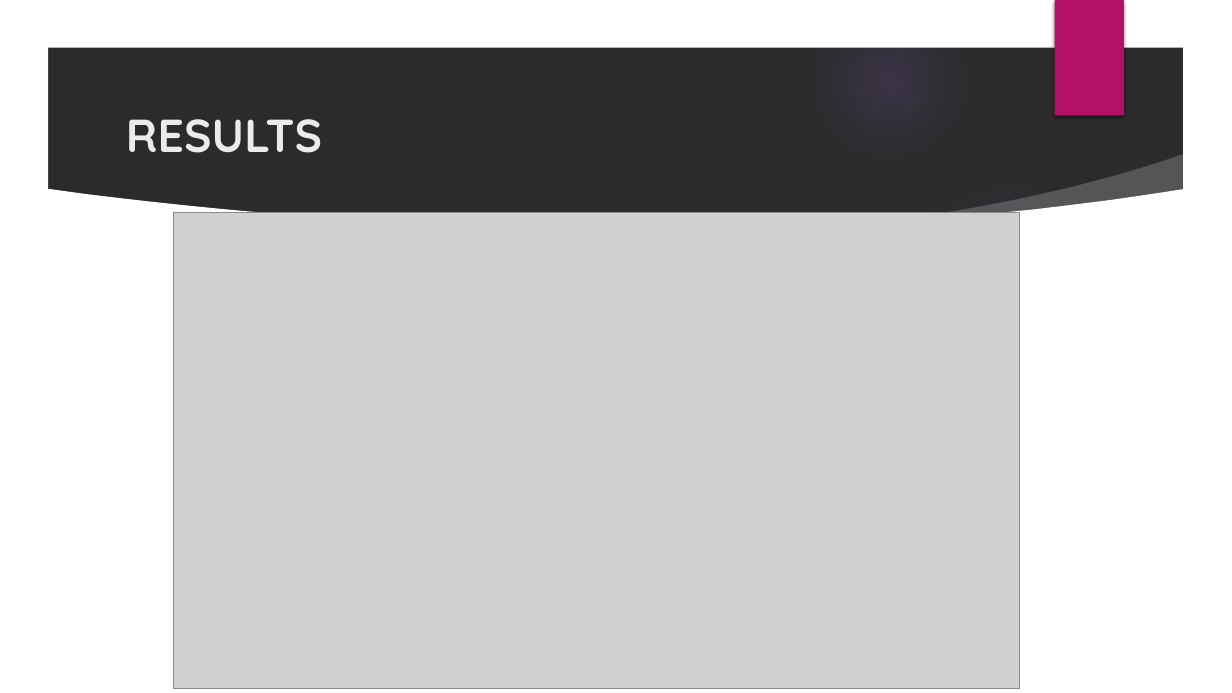
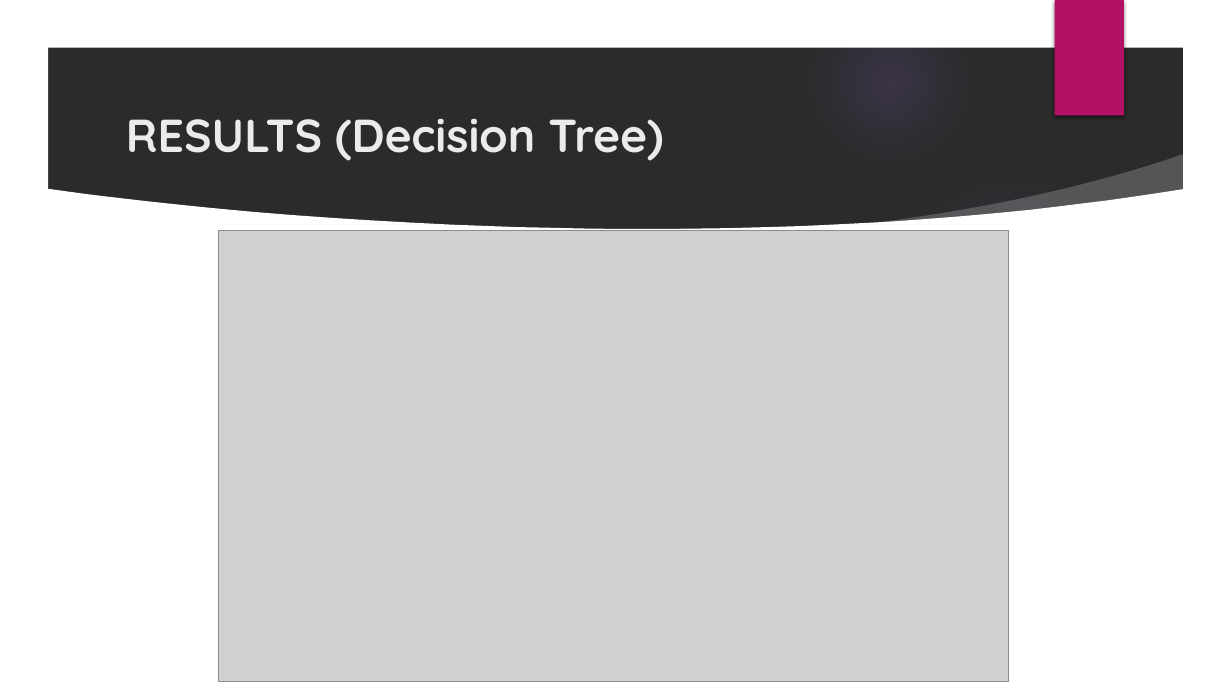
Before and after one commit to nsudhanva/ectm, a slide deck: slide 10 of docs/ectm_presentation.pptx (slide 12 before the commit). Drawn at 1232x693 pixels with LibreOffice and Linux fonts; fonts in the diff are those of the drawing; grey boxes stand for pictures; background and template pictures are left out; a plain dark background stands for a picture behind light text. Boxes give left, top, right and bottom in pixels: in the first picture for what was removed or moved away, otherwise in the second. Text is boxed around its words. In the diff, an @@ line names an element or a change of style, - is before the commit and + after.

```diff
--- a/docs/ectm_presentation.pptx
+++ b/docs/ectm_presentation.pptx
@@ title at [126,119,663,161]: text changed @@
-RESULTS
+RESULTS (Decision Tree)
@@ picture: place and size @@
-picture at [173,213,1019,689]
+picture at [218,231,1009,682]
```
Also in this commit, not shown: 3 other slides changed, 3 slides added, 3 slides removed, 4 other files.
